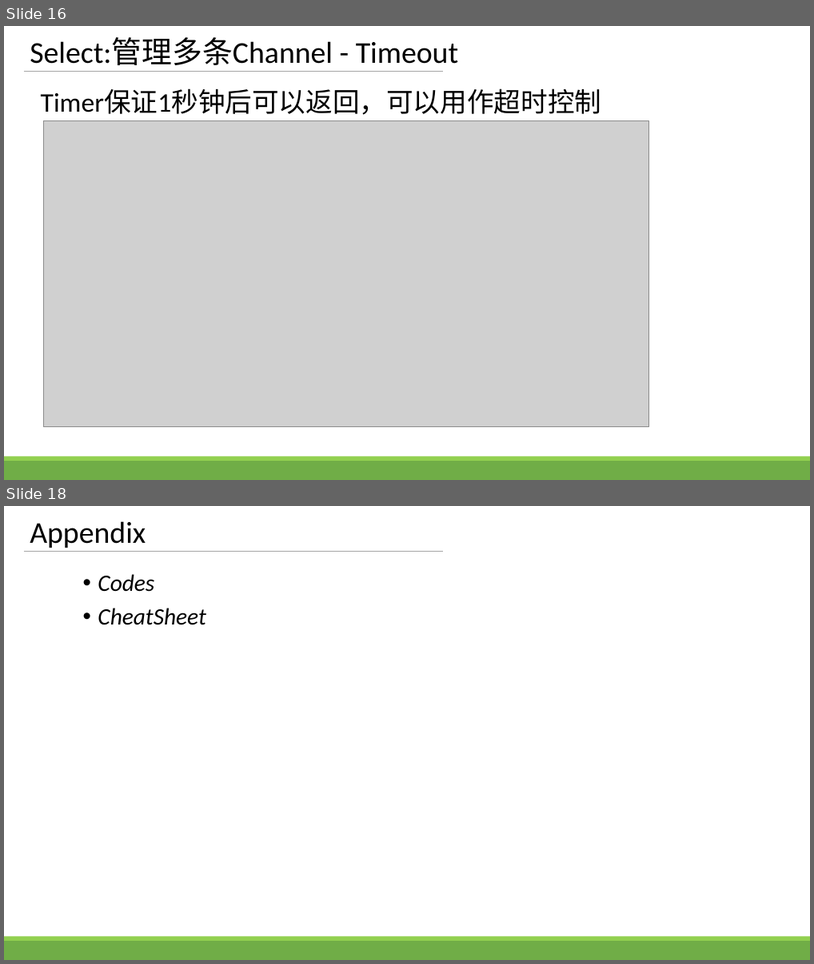
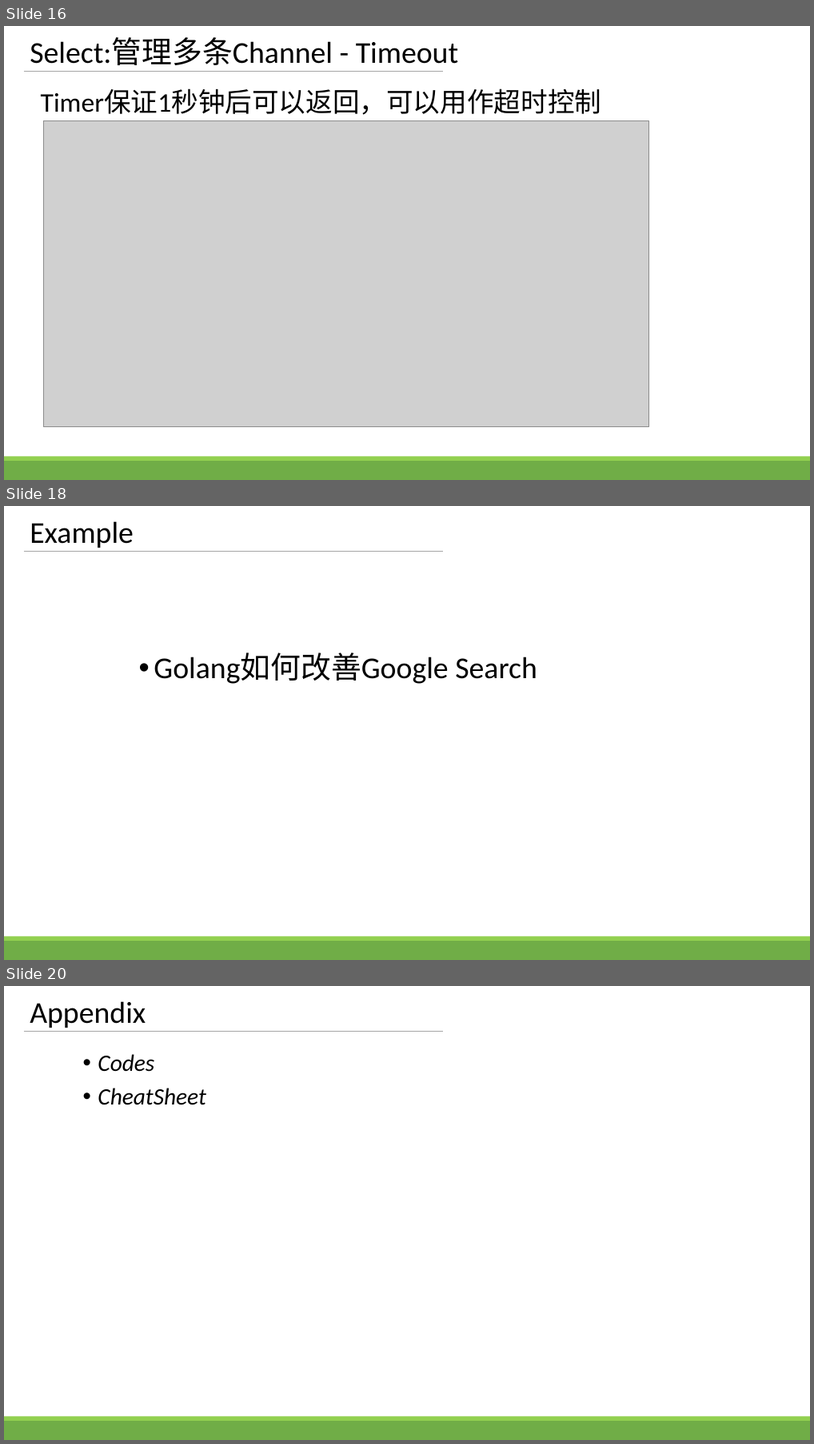
Before and after one commit to zhengbr2/sharing, a slide deck: GolangConcurency.pptx. Shown one above the other, each under a label of ours: slides 16 and 18 before the commit, slides 16, 18 and 20 after it; the slides between them are not shown. The pictures are 814x964 and 814x1444 pixels, drawn with LibreOffice and Linux fonts; fonts in the diff are those of the drawing; grey boxes stand for pictures. Boxes give left, top, right and bottom in pixels: in the first picture for what was removed or moved away, otherwise in the second. Text is boxed around its words. In the diff, an @@ line names an element or a change of style, - is before the commit and + after.

```diff
--- a/GolangConcurency.pptx
+++ b/GolangConcurency.pptx
@@ slide 18 added at (4, 506, 810, 960), background #FFFFFF; not listed: 3 template elements that a slide beside it also shows @@
@@ title added at (30, 521, 134, 548), 36 pt, text #000000 @@
+Example
@@ text added at (154, 653, 538, 684), 36 pt, text #000000 @@
+• Golang如何改善Google Search
@@ what was slide 18 is now slide 20 @@
```
Also in this commit, not shown: 2 slides changed, 1 other slide added.
